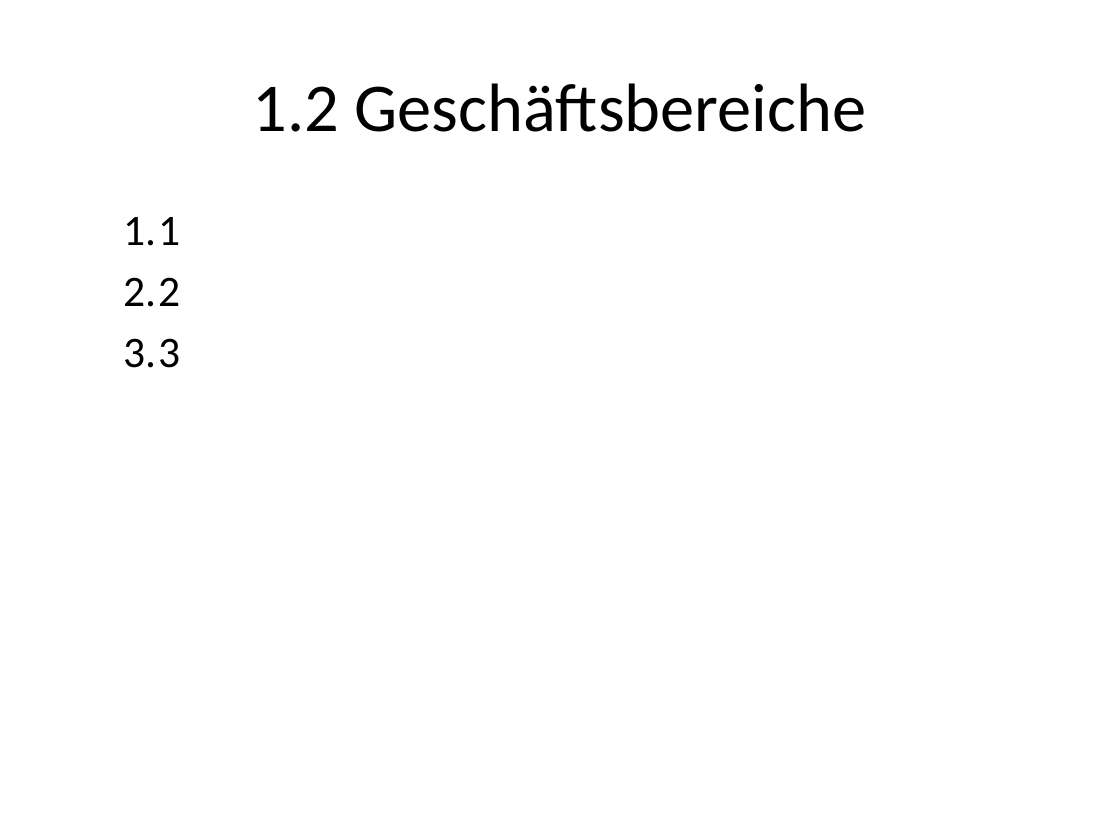
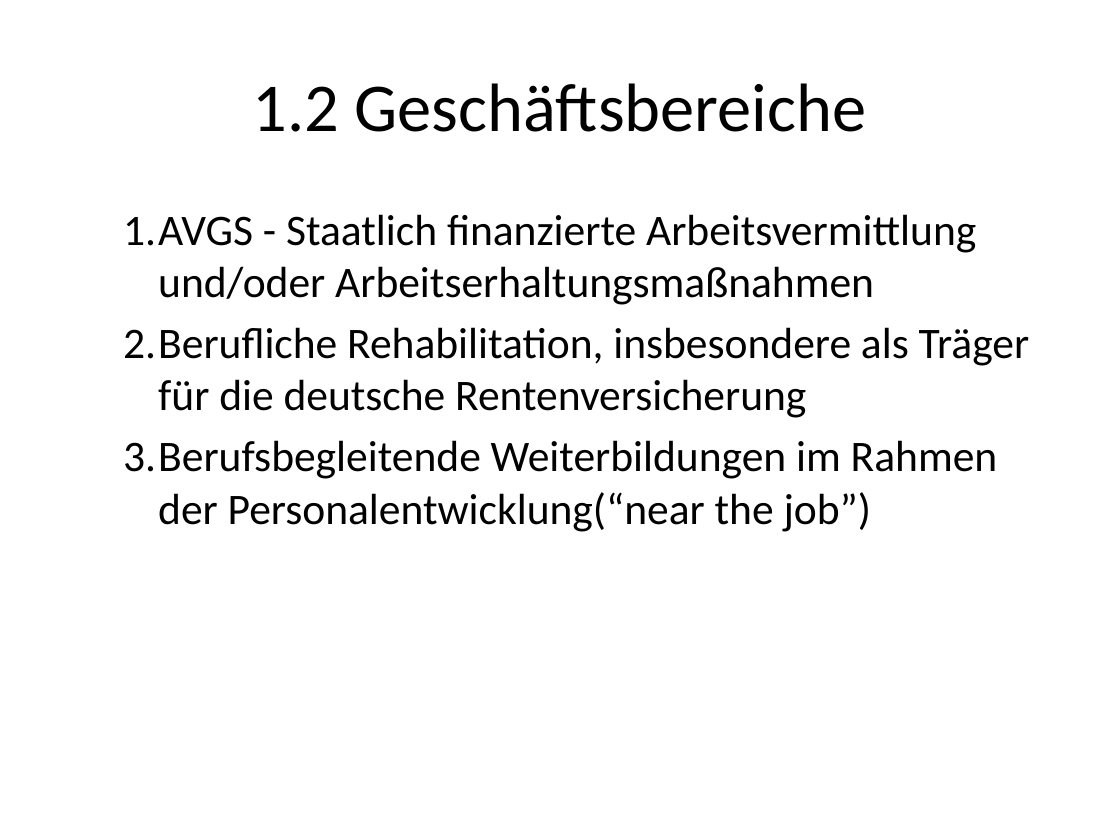
Before and after one commit to roman91DE/wipaed, a slide deck: slide 6 of praktikum/praesentation/praesentation.pptx. Drawn at 1120x840 pixels with LibreOffice and Linux fonts; fonts in the diff are those of the drawing. Boxes give left, top, right and bottom in pixels: in the first picture for what was removed or moved away, otherwise in the second. Text is boxed around its words. In the diff, an @@ line names an element or a change of style, - is before the commit and + after.

```diff
--- a/praktikum/praesentation/praesentation.pptx
+++ b/praktikum/praesentation/praesentation.pptx
@@ text at <box>123,214,1030,532</box>: text changed @@
-  1. 1
-  2. 2
-  3. 3
+  1. AVGS - Staatlich finanzierte Arbeitsvermittlung und/oder Arbeitserhaltungsmaßnahmen
+  2. Berufliche Rehabilitation, insbesondere als Träger für die deutsche Rentenversicherung
+  3. Berufsbegleitende Weiterbildungen im Rahmen der Personalentwicklung(“near the job”)
```
Also in this commit, not shown: 1 other slide changed, 3 other files.
